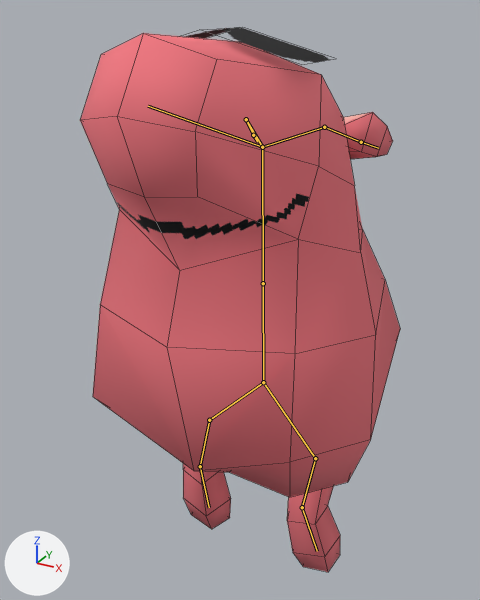
The Blender file Capstone Project/Assets/Blender/Mr. Mackinley/Mr. Mackinley.blend as it was, and as the next commit left it.
Both versions are drawn from a 50 mm camera at (1.41, -2.78, 2.01) aimed at (-0.05, -0.11, 0.68). The lights are fixed; the arrows at lower left show +X, +Y and +Z. Both versions are drawn at frame 7 of the action 'Jump'; the numbers are the values there. The bones that bend it are drawn over the model as lines. Mesh edges are drawn as thin lines.

In view in the first picture: 'Body', 'Ears', 'Feet', 'Shades'.
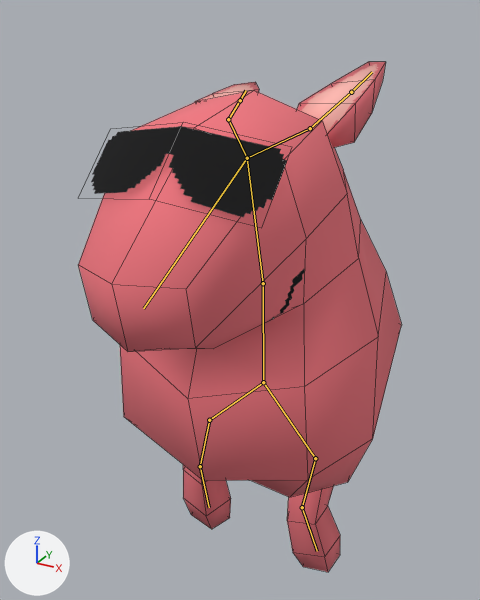
Changed parts and their boxes (x1, y1, x2, y2) in the pictures (480 x 600 px):
'Body', posed (12% shorter)
    before: (80, 33, 400, 497)
    after: (78, 90, 402, 497)
'Shades', posed
    before: (183, 27, 331, 63)
    after: (91, 126, 287, 218)
'Ears', posed
    before: (343, 112, 393, 159)
    after: (195, 62, 386, 148)
bone 'Neck', root to tip
    before: (263, 283) to (262, 147)
    after: (263, 283) to (247, 158)
bone 'Head', root to tip
    before: (262, 147) to (148, 106)
    after: (247, 158) to (143, 308)
bone 'EarHalf1.L', root to tip
    before: (324, 127) to (361, 142)
    after: (310, 128) to (351, 92)
bone 'EarHalf1.R', root to tip
    before: (246, 119) to (253, 135)
    after: (228, 119) to (240, 100)

The change in detail:
Bone 'Neck' (bone_neck) turns from (-32, 0, 0) to (-19, 0, 0) degrees about its own x, y and z.
Bone 'Head' (bone_head) turns from (-24, 0, 0) to (9, 0, 0) degrees about its own x, y and z.
Bone 'EarHalf1.L' (bone_earhalf1_l) turns from (-74, -56, 5) to (-40, -42, 2) degrees about its own x, y and z.
Bone 'EarHalf1.R' (bone_earhalf1_r) turns from (-42, 0, 31) to (-25, -13, 24) degrees about its own x, y and z.
